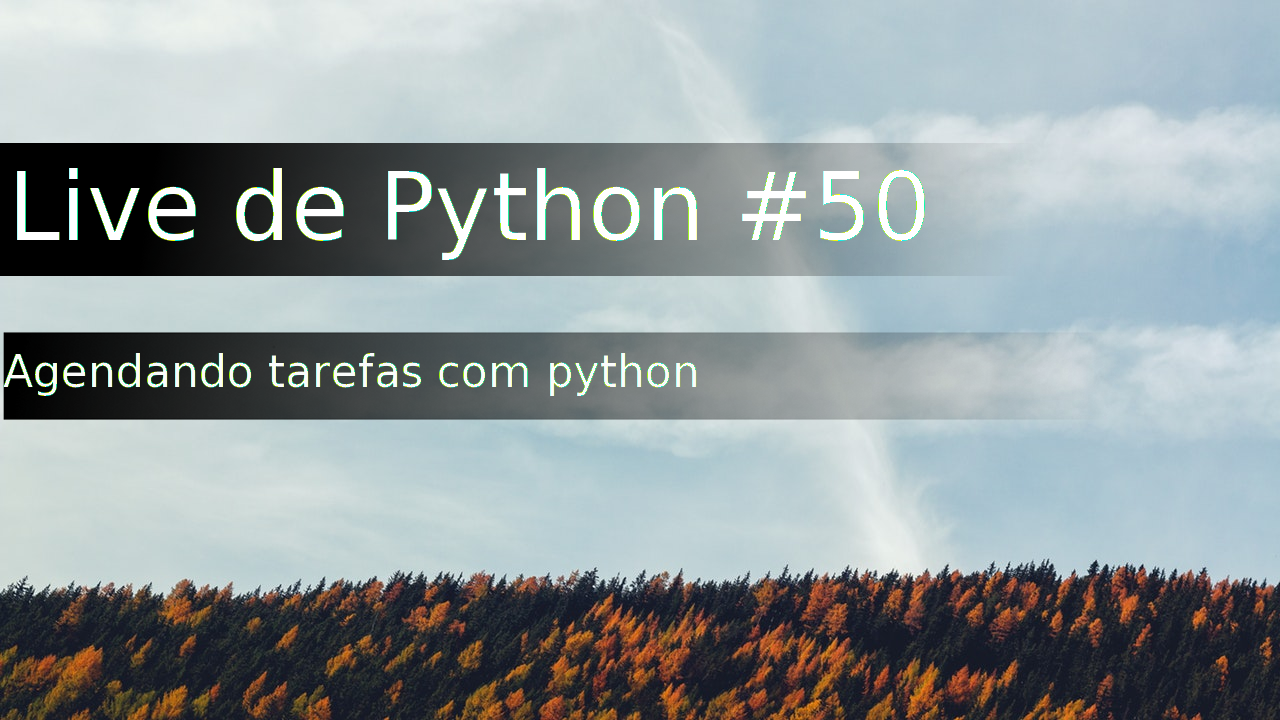
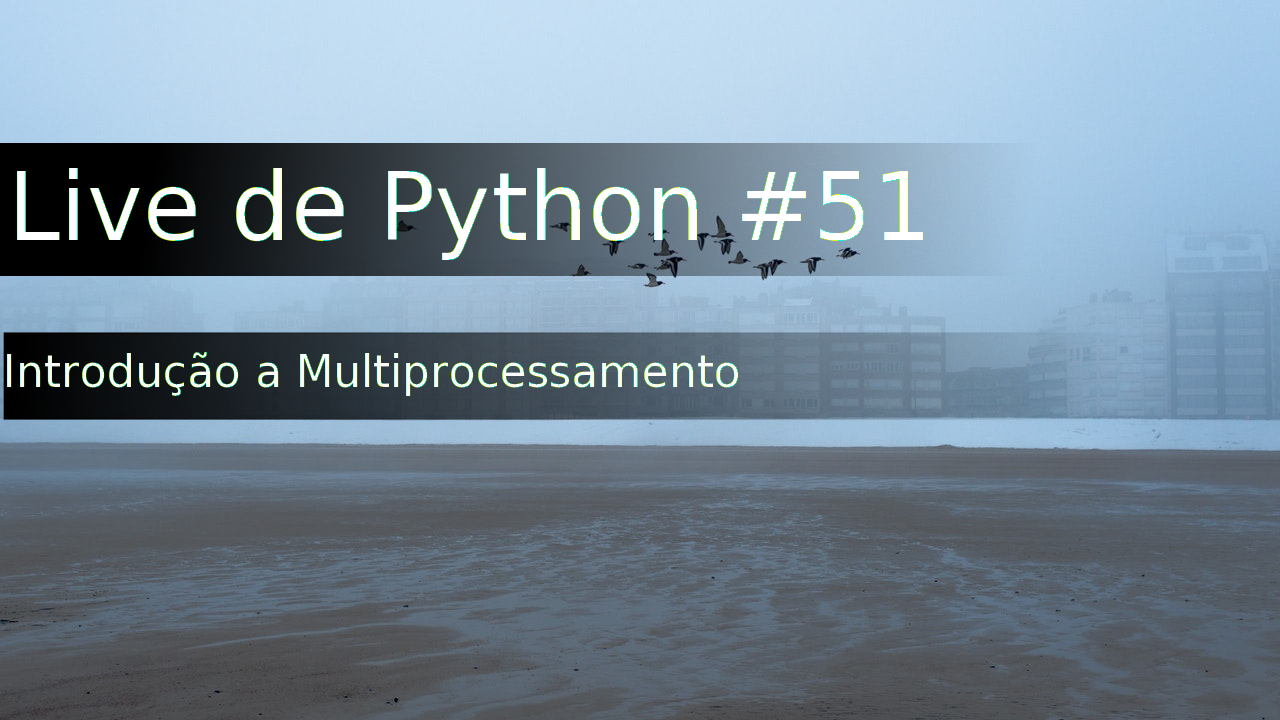
Comparing the layer stacks of the two 1280 × 720 images. Changes:
renamed "Agendando tarefas com python" to "Introdução a Multiprocessament...", painted on it over [3, 352, 739, 396]
renamed "Live de Python #50" to "Live de Python #51", painted on it over [177, 168, 925, 260]
renamed "pexels-photo-700009.jpeg" to "pexels-photo-14675.jpeg", painted on it over [0, 0, 1280, 720]
